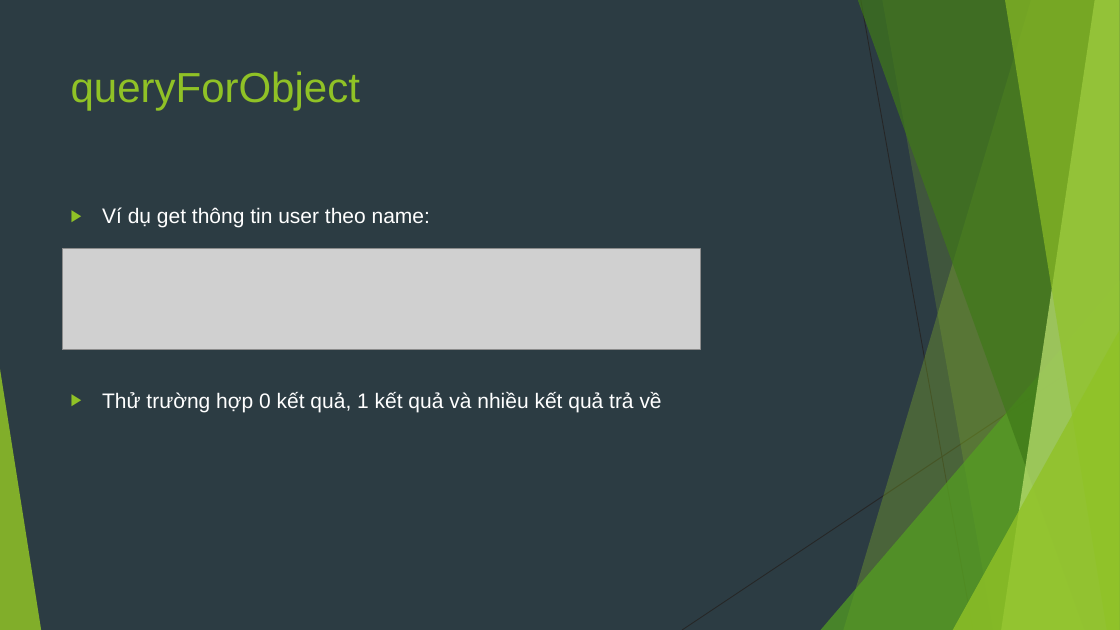
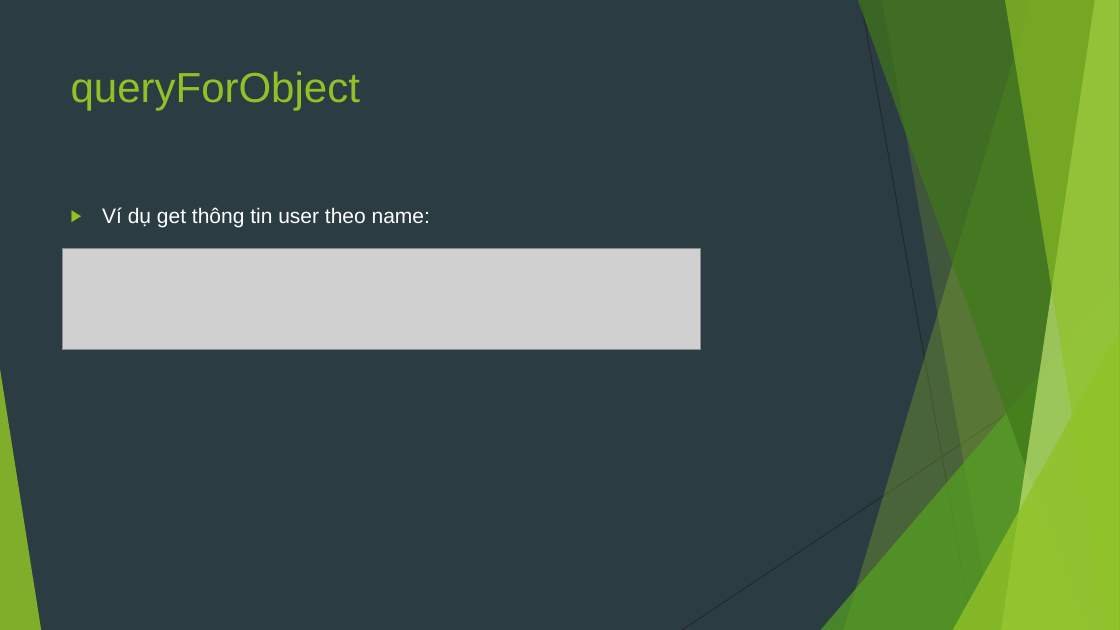
Before and after one commit to sobbingwind/SpringBoot, a slide deck: slide 16 of 05.Spring JDBC.pptx. Drawn at 1120x630 pixels with LibreOffice and Linux fonts; fonts in the diff are those of the drawing; grey boxes stand for pictures. Boxes give left, top, right and bottom in pixels: in the first picture for what was removed or moved away, otherwise in the second. Text is boxed around its words. In the diff, an @@ line names an element or a change of style, - is before the commit and + after.

```diff
--- a/05.Spring JDBC.pptx
+++ b/05.Spring JDBC.pptx
@@ text at bbox=[102, 392, 662, 412]: paragraph removed @@
-▶ Thử trường hợp 0 kết quả, 1 kết quả và nhiều kết quả trả về
```
